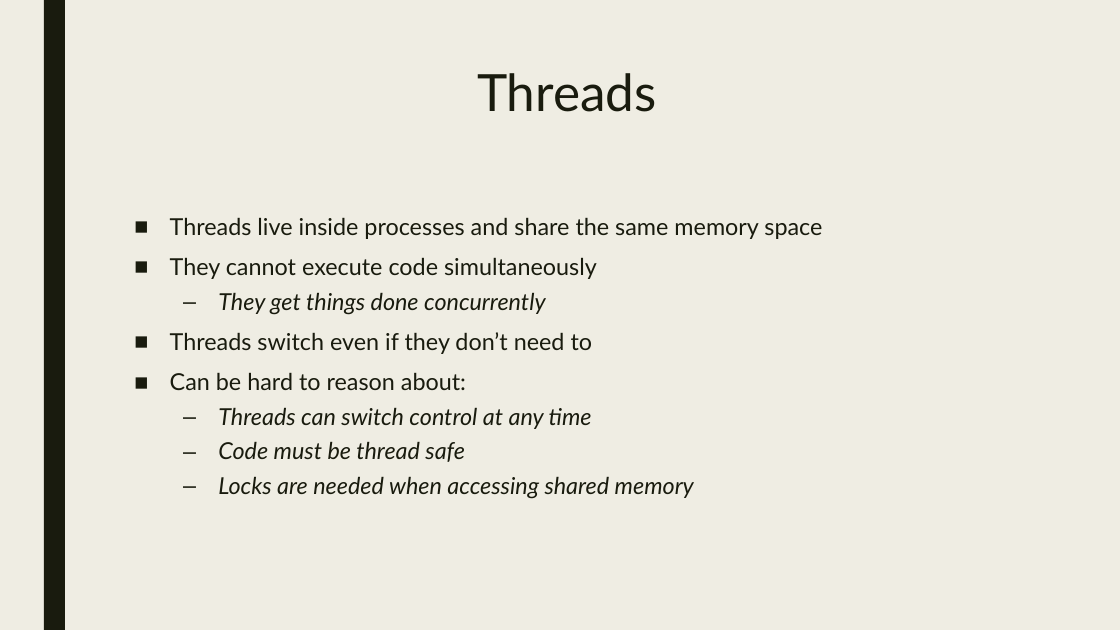
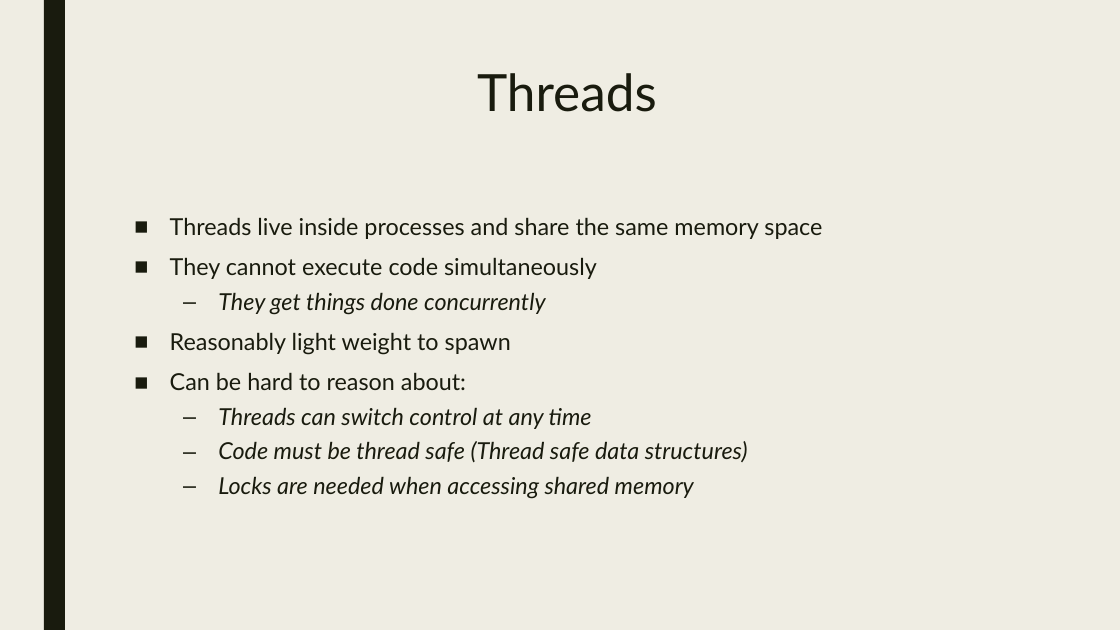
Before and after one commit to bdelate/talk-python-async, a slide deck: slide 8 of slides.pptx. Drawn at 1120x630 pixels with LibreOffice and Linux fonts; fonts in the diff are those of the drawing. Boxes give left, top, right and bottom in pixels: in the first picture for what was removed or moved away, otherwise in the second. Text is boxed around its words. In the diff, an @@ line names an element or a change of style, - is before the commit and + after.

```diff
--- a/slides.pptx
+++ b/slides.pptx
@@ text at <box>170,332,511,355</box>: text changed @@
-■ Threads switch even if they don’t need to
+■ Reasonably light weight to spawn
@@ text at <box>218,441,748,462</box>: text changed @@
-  – Code must be thread safe
+  – Code must be thread safe (Thread safe data structures)
```
Also in this commit, not shown: 1 other slide changed, 1 other file.
